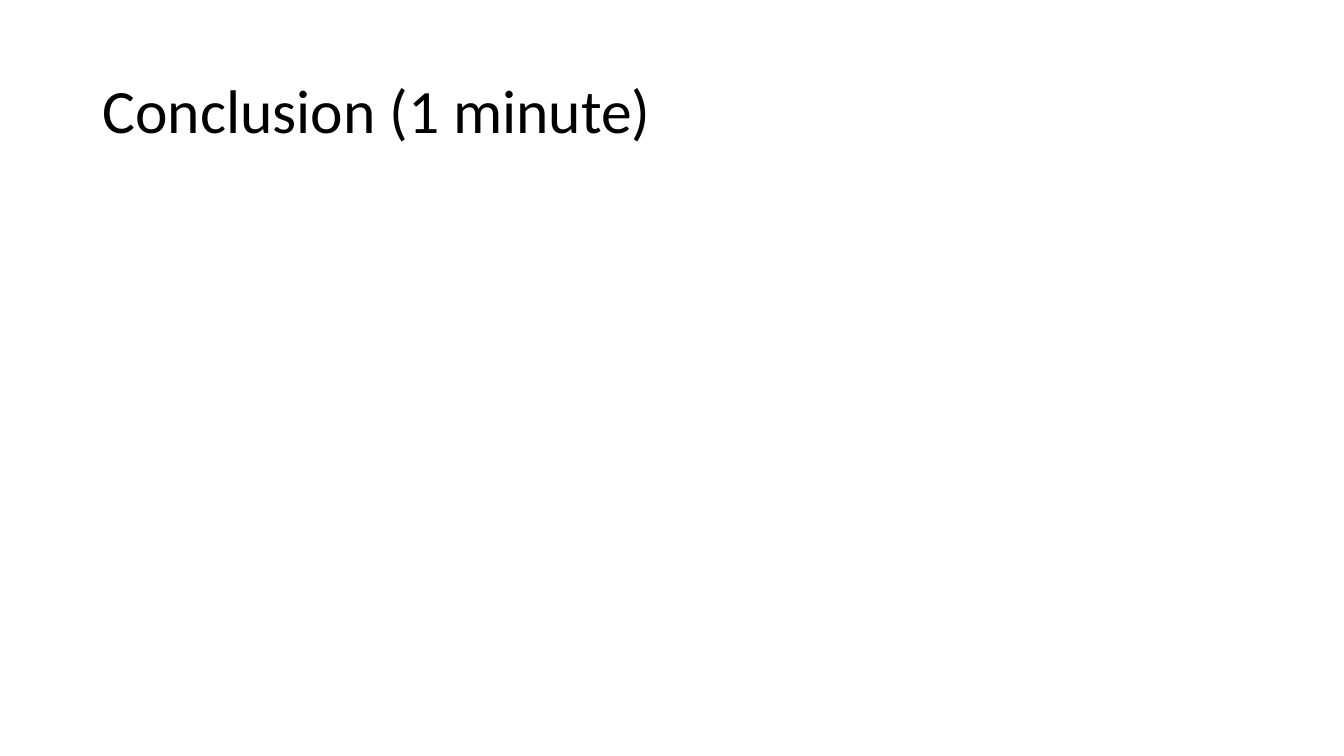
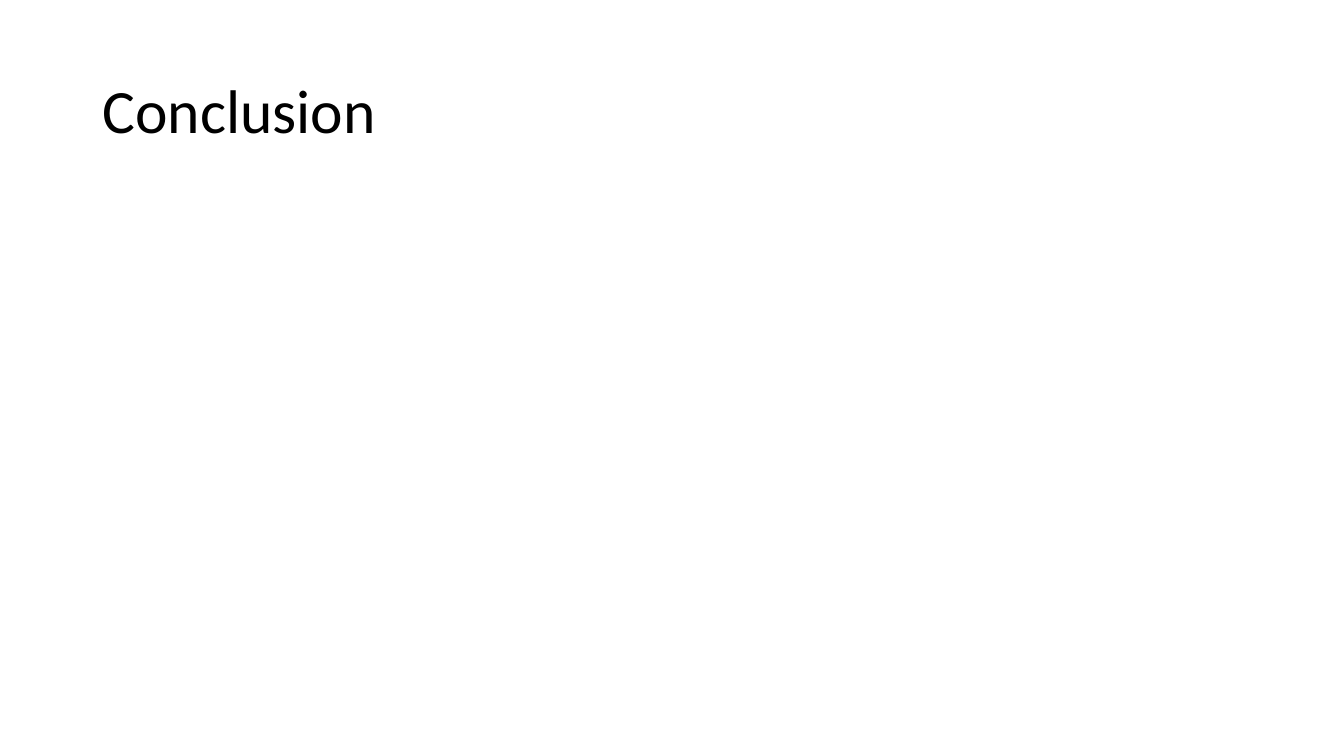
Before and after one commit to USRPMAN/wifi-radar, a slide deck: slide 8 of presentation.pptx (slide 6 before the commit). Drawn at 1344x756 pixels with LibreOffice and Linux fonts; fonts in the diff are those of the drawing. Boxes give left, top, right and bottom in pixels: in the first picture for what was removed or moved away, otherwise in the second. Text is boxed around its words. In the diff, an @@ line names an element or a change of style, - is before the commit and + after.

```diff
--- a/presentation.pptx
+++ b/presentation.pptx
@@ title at box(102, 90, 375, 134): text changed @@
-Conclusion (1 minute)
+Conclusion
```
Also in this commit, not shown: 2 other slides changed, 4 slides added, 2 slides removed.
